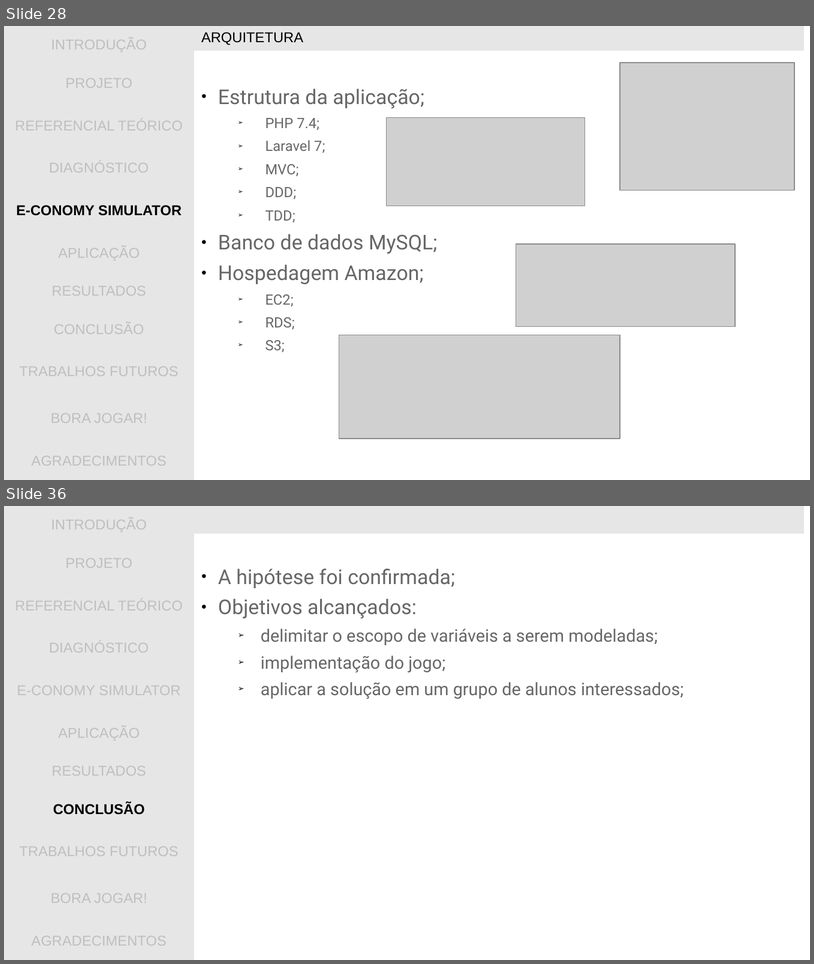
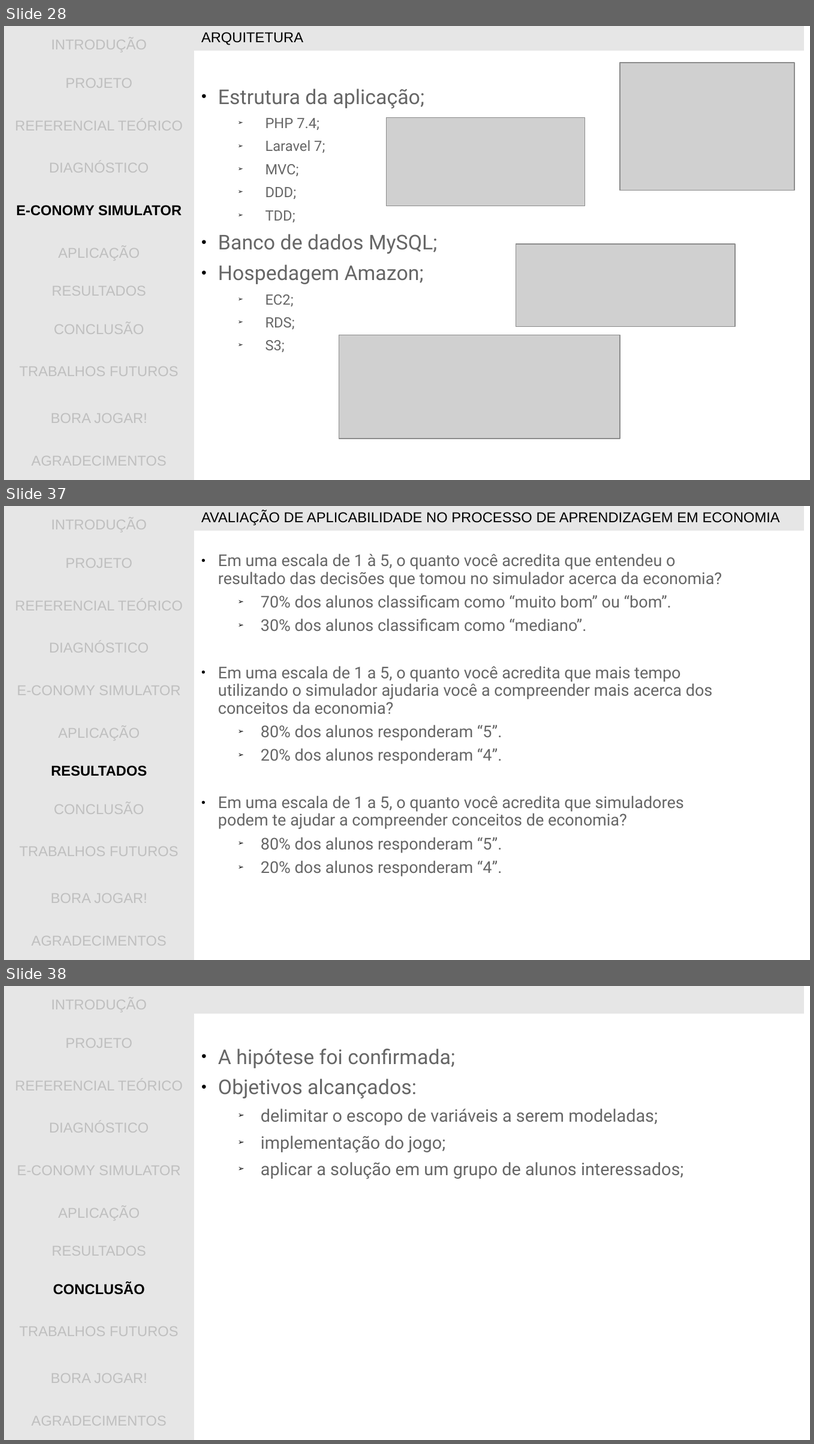
Before and after one commit to gwathsule/e-conomy-simulator, a slide deck: documentacao/apresentacao_tcc.ppt. Shown one above the other, each under a label of ours: slides 28 and 36 before the commit, slides 28, 37 and 38 after it; the slides between them are not shown. The pictures are 814x964 and 814x1444 pixels, drawn with LibreOffice and Linux fonts; fonts in the diff are those of the drawing; grey boxes stand for pictures; background and template pictures are left out. Boxes give left, top, right and bottom in pixels: in the first picture for what was removed or moved away, otherwise in the second. Text is boxed around its words. In the diff, an @@ line names an element or a change of style, - is before the commit and + after.

```diff
--- a/documentacao/apresentacao_tcc.ppt
+++ b/documentacao/apresentacao_tcc.ppt
@@ slide 37 added at bbox=[4, 506, 810, 960], background picture (left out) @@
@@ table added at bbox=[4, 506, 194, 960], 11 rows, 1 columns @@
+INTRODUÇÃO
+PROJETO
+REFERENCIAL TEÓRICO
+DIAGNÓSTICO
+E-CONOMY SIMULATOR
+APLICAÇÃO
+RESULTADOS
+CONCLUSÃO
+TRABALHOS FUTUROS
+BORA JOGAR!
+AGRADECIMENTOS
@@ table added at bbox=[194, 506, 805, 530], 1 rows, 1 columns @@
+AVALIAÇÃO DE APLICABILIDADE NO PROCESSO DE APRENDIZAGEM EM ECONOMIA
@@ text added at bbox=[218, 553, 722, 876], 16 pt, text #666666 @@
+● Em uma escala de 1 à 5, o quanto você acredita que entendeu o resultado das decisões que tomou no simulador acerca da economia?
+  ➢ 70% dos alunos classificam como “muito bom” ou “bom”.
+  ➢ 30% dos alunos classificam como “mediano”.
+● Em uma escala de 1 a 5, o quanto você acredita que mais tempo utilizando o simulador ajudaria você a compreender mais acerca dos conceitos da economia?
+  ➢ 80% dos alunos responderam “5”.
+  ➢ 20% dos alunos responderam “4”.
+● Em uma escala de 1 a 5, o quanto você acredita que simuladores podem te ajudar a compreender conceitos de economia?
+  ➢ 80% dos alunos responderam “5”.
+  ➢ 20% dos alunos responderam “4”.
@@ what was slide 36 is now slide 38 @@
```
Also in this commit, not shown: 1 slide changed, 4 other slides added, 3 slides removed.
